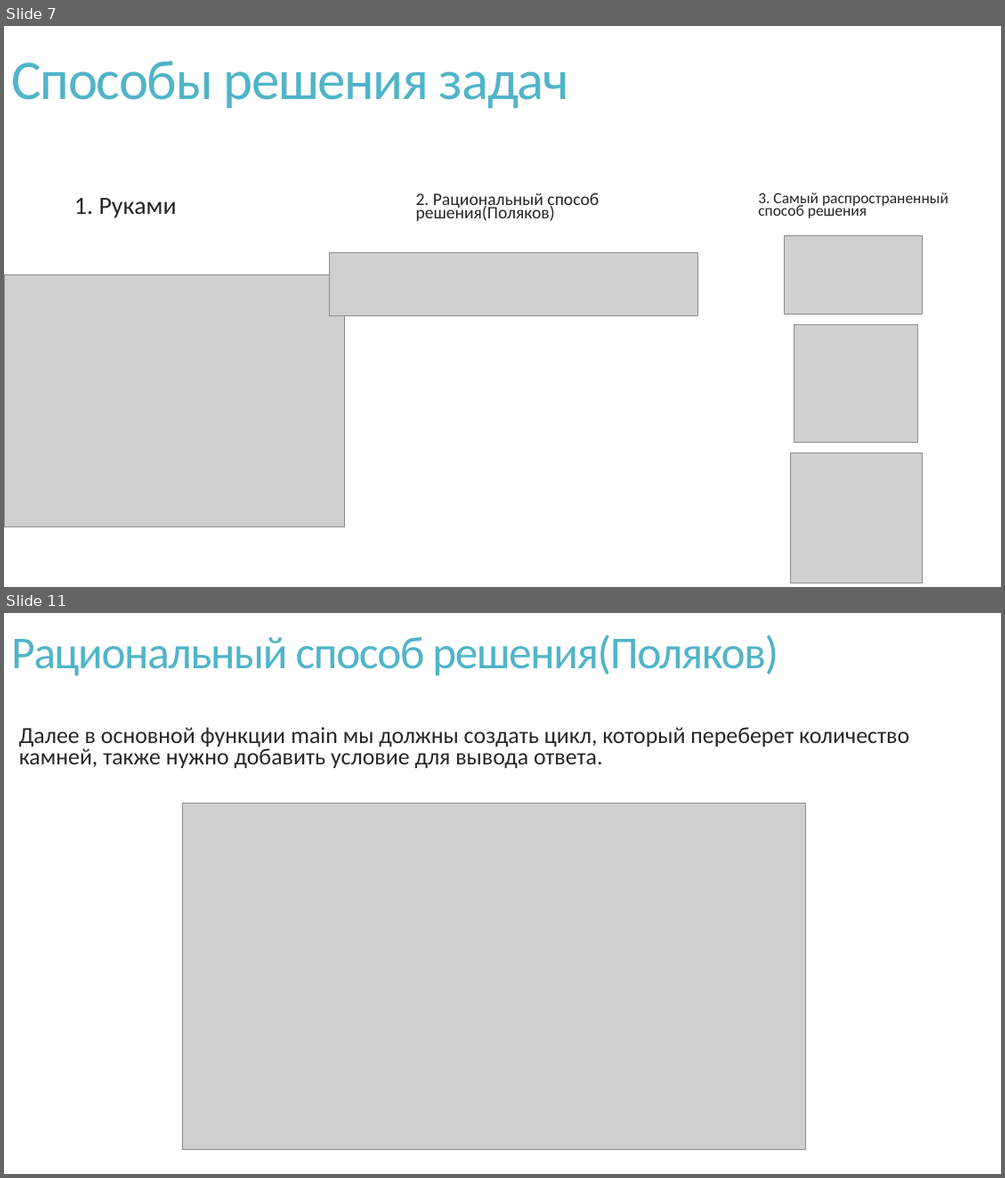
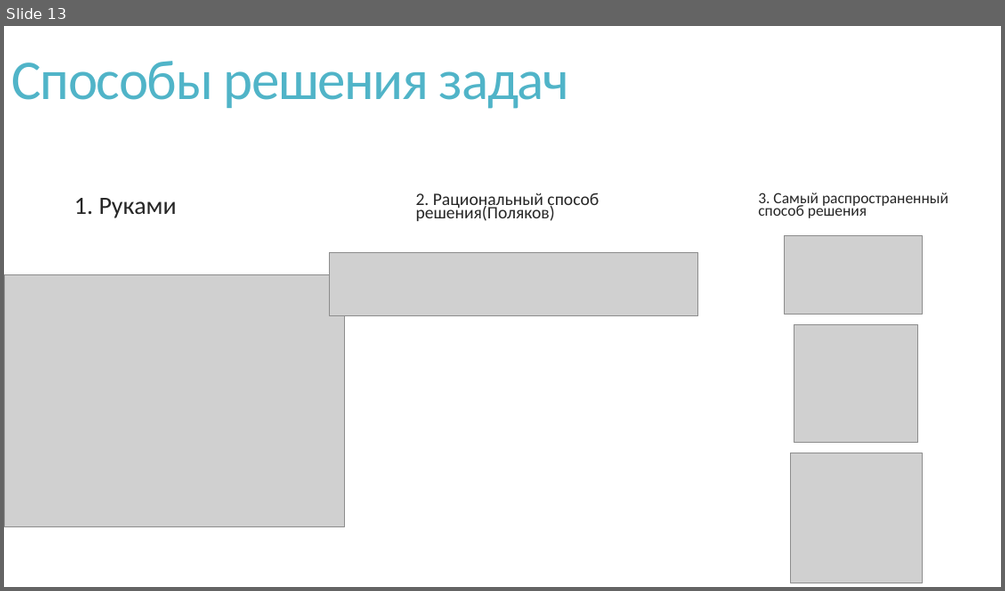
Before and after one commit to VladPetrov3/School_Project_EGE, a slide deck: Организация проекта/Теория игр.pptx. Shown one above the other, each under a label of ours: slides 7 and 11 before the commit, slide 13 after it; the slides between them are not shown. The pictures are 1005x1178 and 1005x591 pixels, drawn with LibreOffice and Linux fonts; fonts in the diff are those of the drawing; grey boxes stand for pictures. Boxes give left, top, right and bottom in pixels: in the first picture for what was removed or moved away, otherwise in the second. Text is boxed around its words. In the diff, an @@ line names an element or a change of style, - is before the commit and + after.

```diff
--- a/Организация проекта/Теория игр.pptx
+++ b/Организация проекта/Теория игр.pptx
@@ slide 11 removed at [4,613,1001,1174], background #FFFFFF @@
@@ text removed at [11,634,778,676] @@
-Рациональный способ решения(Поляков)
@@ text removed at [19,727,909,769] @@
-  Далее в основной функции main мы должны создать цикл, который переберет количество камней, также нужно добавить условие для вывода ответа.
@@ picture removed at [183,803,806,1149] @@
@@ what was slide 7 is now slide 13 @@
```
Also in this commit, not shown: 7 slides changed, 4 slides added, 4 other slides removed, 3 other files.
